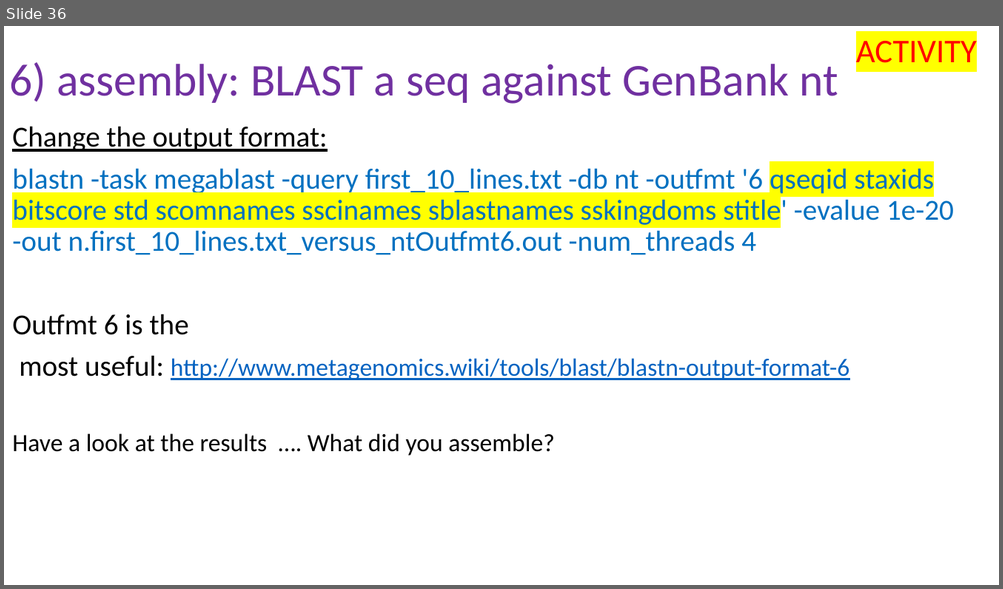
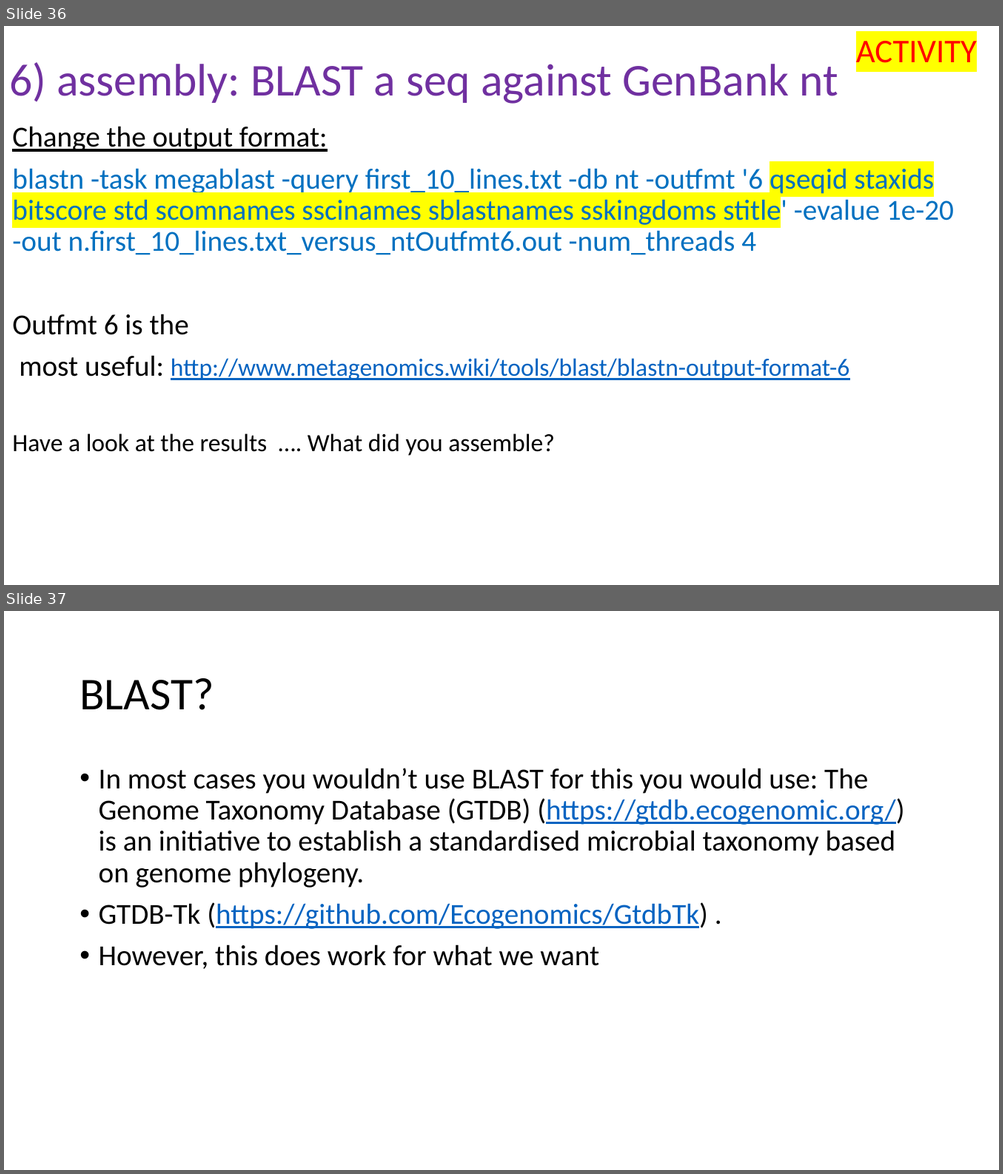
Before and after one commit to peterthorpe5/Msc_Digital_Health, a slide deck: powerpoint/6_assembly.pptx. Shown one above the other, each under a label of ours: slide 36 before the commit, slides 36 and 37 after it. The pictures are 1003x589 and 1003x1174 pixels, drawn with LibreOffice and Linux fonts; fonts in the diff are those of the drawing. Boxes give left, top, right and bottom in pixels: in the first picture for what was removed or moved away, otherwise in the second. Text is boxed around its words. In the diff, an @@ line names an element or a change of style, - is before the commit and + after.

```diff
--- a/powerpoint/6_assembly.pptx
+++ b/powerpoint/6_assembly.pptx
@@ slide 37 added at [4,611,999,1170], background #FFFFFF @@
@@ title added at [79,678,213,710], 44 pt, text #000000 @@
+BLAST?
@@ text added at [99,768,904,969], 28 pt, text #000000 @@
+• In most cases you wouldn’t use BLAST for this you would use: The Genome Taxonomy Database (GTDB) (https://gtdb.ecogenomic.org/) is an initiative to establish a standardised microbial taxonomy based on genome phylogeny.
+• GTDB-Tk (https://github.com/Ecogenomics/GtdbTk) .
+• However, this does work for what we want
```
Also in this commit, not shown: 11 slides changed, 7 other files.
